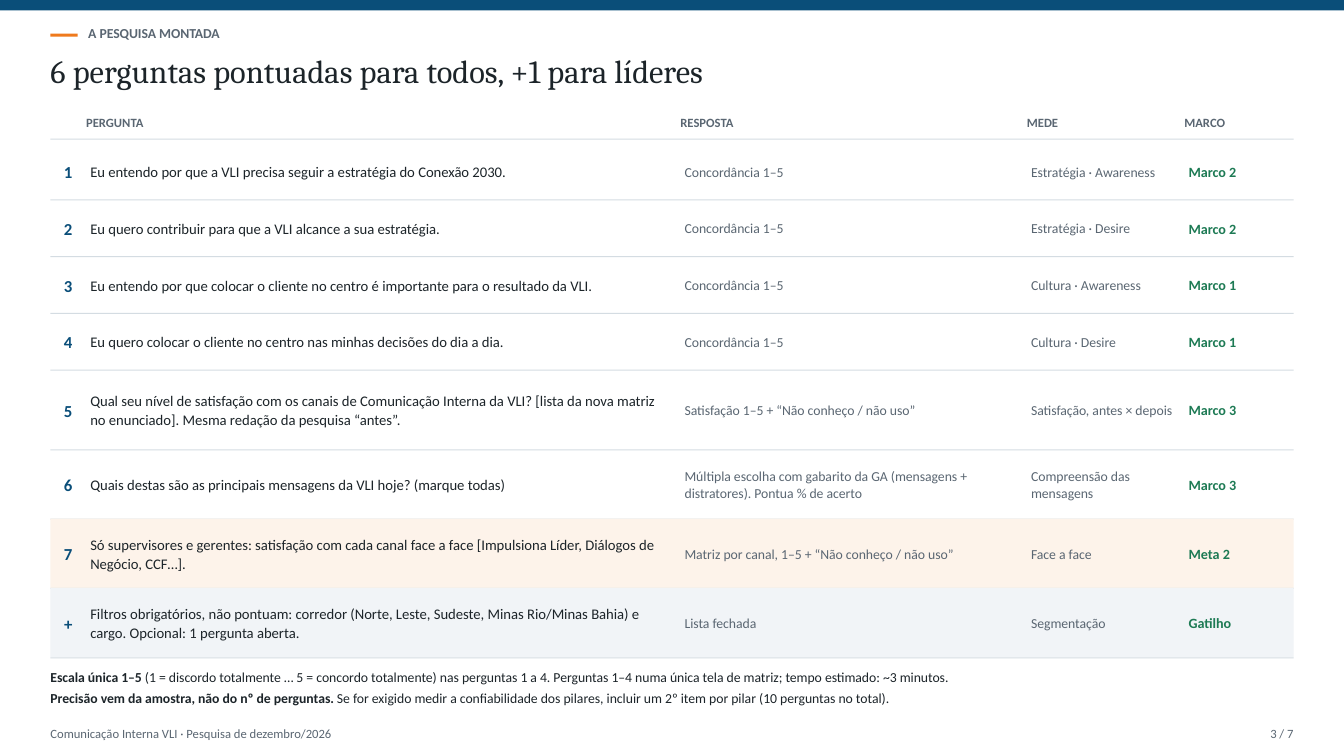
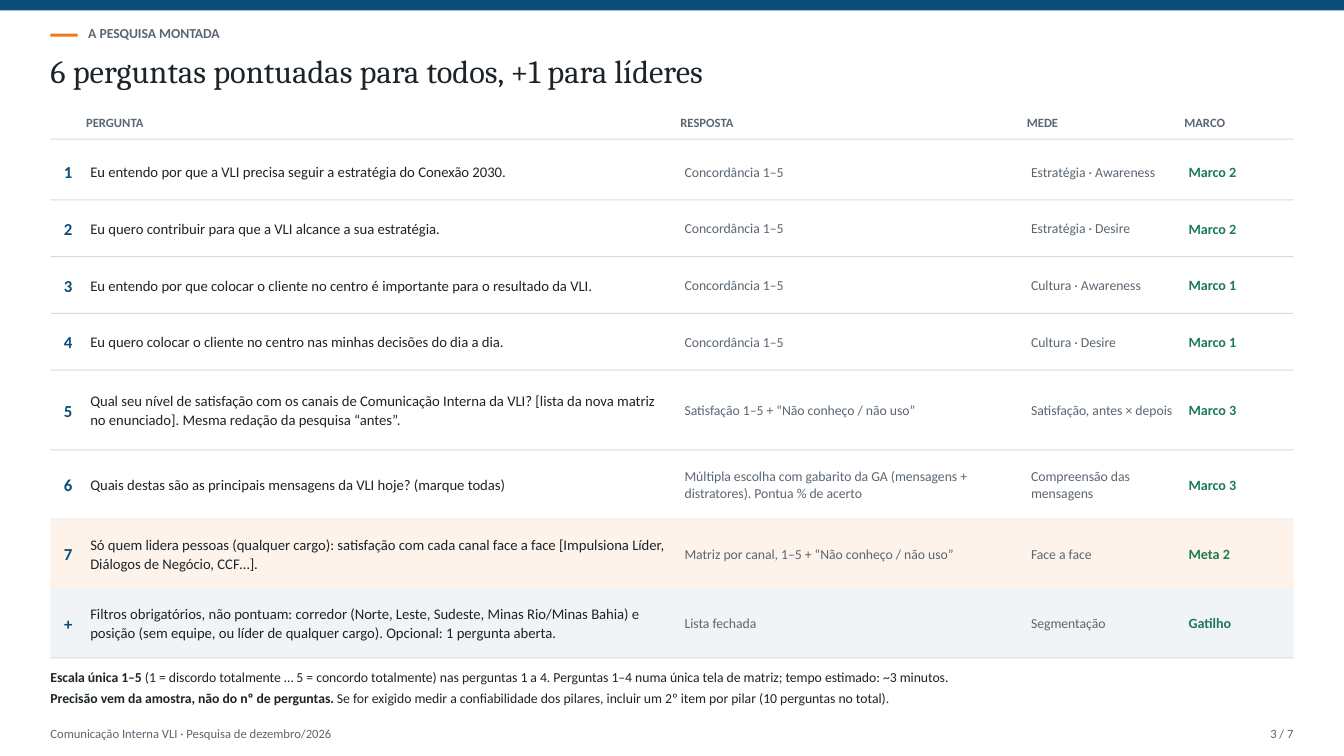
Before and after one commit to jobevieira/vli-preview, a slide deck: slide 3 of pesquisa-comunicacao-de-para/Pesquisa_Comunicacao_DE_PARA.pptx. Drawn at 1344x756 pixels with LibreOffice and Linux fonts; fonts in the diff are those of the drawing. Boxes give left, top, right and bottom in pixels: in the first picture for what was removed or moved away, otherwise in the second. Text is boxed around its words. In the diff, an @@ line names an element or a change of style, - is before the commit and + after.

```diff
--- a/pesquisa-comunicacao-de-para/Pesquisa_Comunicacao_DE_PARA.pptx
+++ b/pesquisa-comunicacao-de-para/Pesquisa_Comunicacao_DE_PARA.pptx
@@ text at <box>90,539,664,572</box>: text changed @@
-Só supervisores e gerentes: satisfação com cada canal face a face [Impulsiona Líder, Diálogos de Negócio, CCF…].
+Só quem lidera pessoas (qualquer cargo): satisfação com cada canal face a face [Impulsiona Líder, Diálogos de Negócio, CCF…].
@@ text at <box>90,608,639,641</box>: text changed @@
-Filtros obrigatórios, não pontuam: corredor (Norte, Leste, Sudeste, Minas Rio/Minas Bahia) e cargo. Opcional: 1 pergunta aberta.
+Filtros obrigatórios, não pontuam: corredor (Norte, Leste, Sudeste, Minas Rio/Minas Bahia) e posição (sem equipe, ou líder de qualquer cargo). Opcional: 1 pergunta aberta.
```
Also in this commit, not shown: 5 other slides changed, 3 other files.
